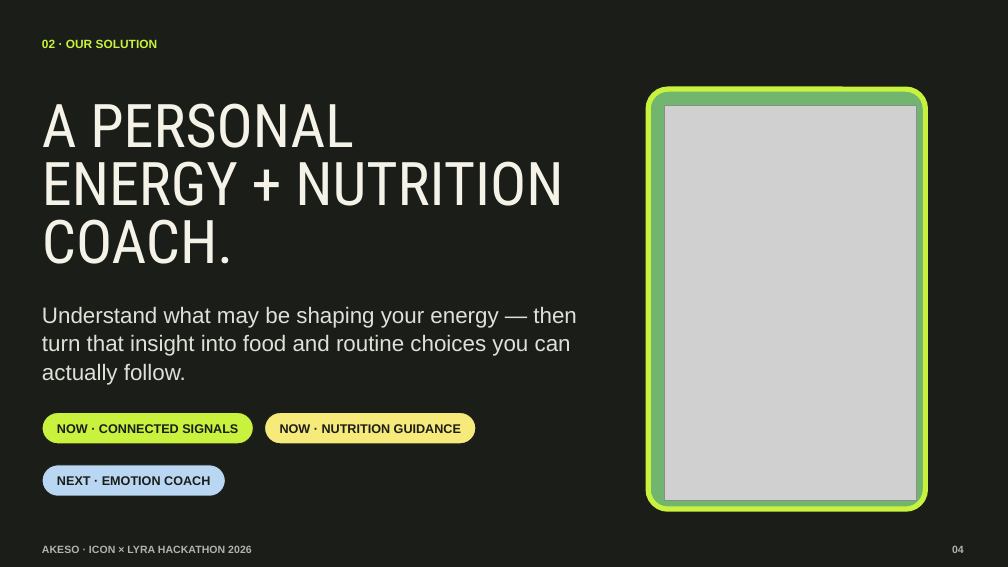
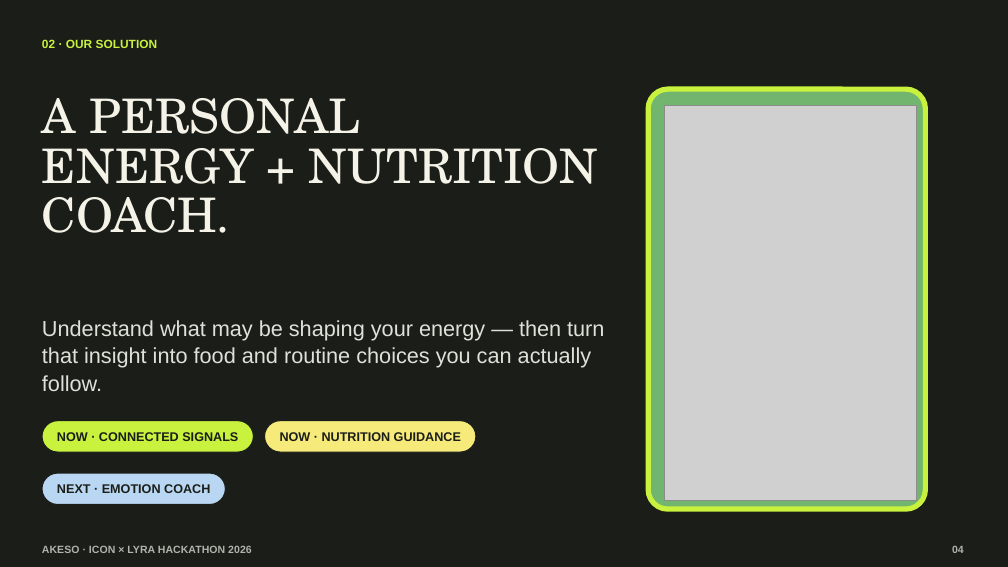
Before and after one commit to EdwinjJ1/akeso, a slide deck: slide 5 of pitch/Akeso-ICON-Lyra-Pitch-Revised.pptx. Drawn at 1008x567 pixels with LibreOffice and Linux fonts; fonts in the diff are those of the drawing; grey boxes stand for pictures. Boxes give left, top, right and bottom in pixels: in the first picture for what was removed or moved away, otherwise in the second. Text is boxed around its words. In the diff, an @@ line names an element or a change of style, - is before the commit and + after.

```diff
--- a/pitch/Akeso-ICON-Lyra-Pitch-Revised.pptx
+++ b/pitch/Akeso-ICON-Lyra-Pitch-Revised.pptx
@@ text "A PERSONAL" at (42,98,599,233): size 43 to 34 pt, font Roboto Condensed to TeX Gyre Schola; line spacing 41.3pt to 35.4pt @@
@@ text "Understand what may be shaping ...": place and size @@
-text "Understand what may be shaping ..." at (42,306,576,385)
+text "Understand what may be shaping ..." at (42,320,604,391)
@@ text "Understand what may be shaping ..." at (42,320,604,391): size 16 to 15.5 pt; line spacing 20pt to 19.4pt; less space between paragraphs @@
@@ 3 texts, 3 rounded rectangles: place and size @@
-3 texts, 3 rounded rectangles at (42,412,476,496)
+3 texts, 3 rounded rectangles at (42,420,476,504)
```
Also in this commit, not shown: 9 other slides changed, 1 slide added, 2 other files.
